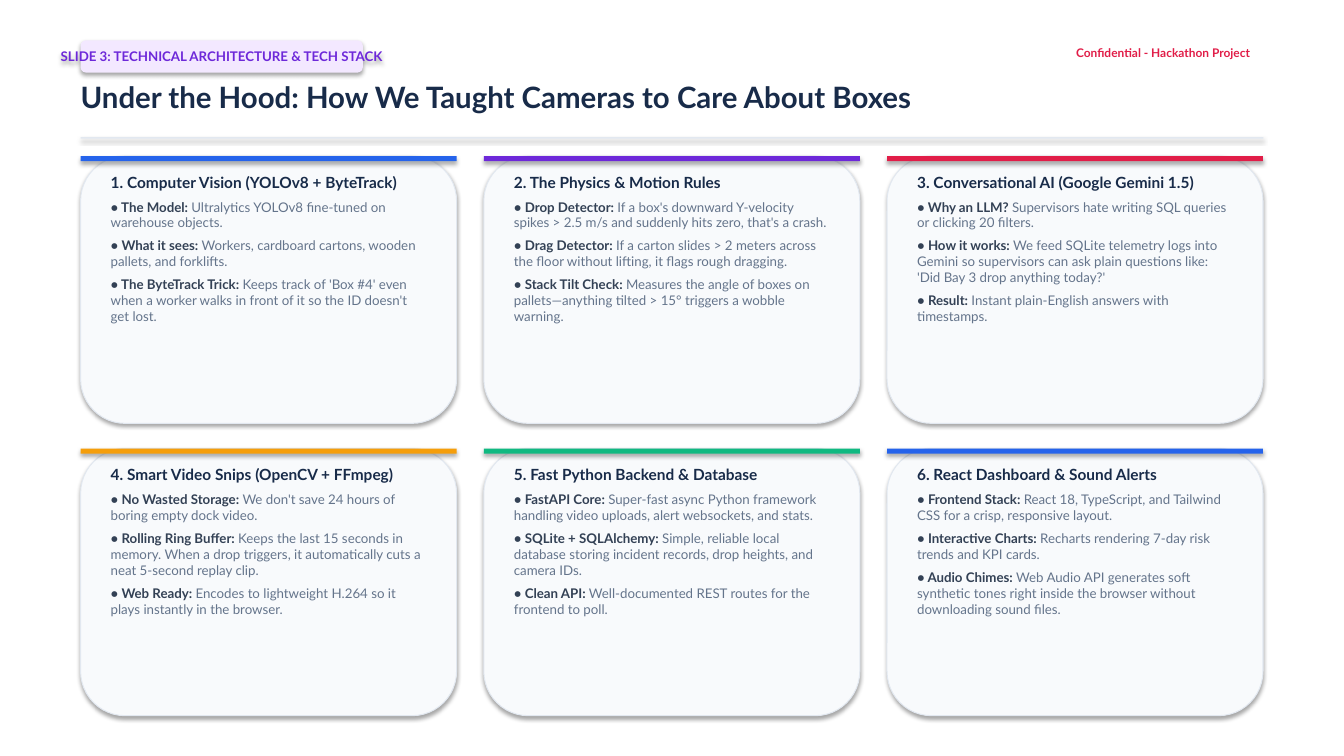
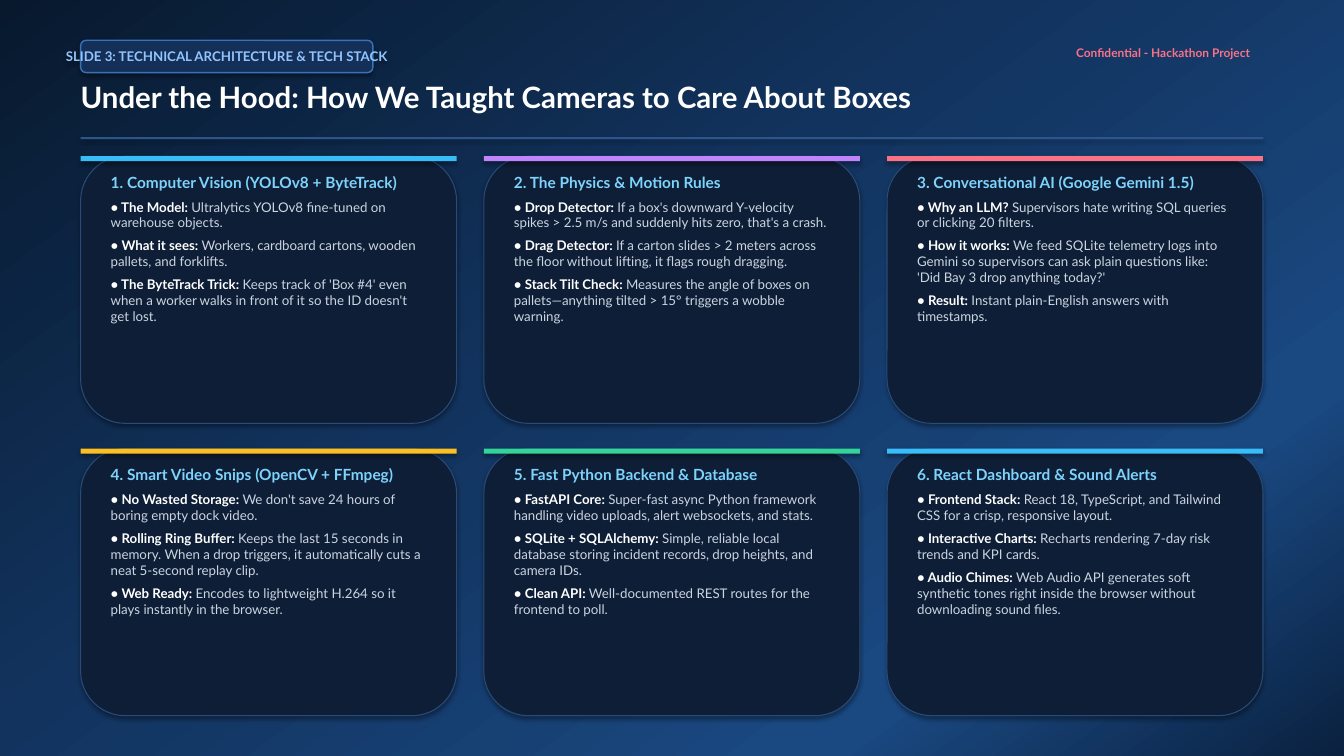
Before and after one commit to Aastha008/Smart-Warehouse-System, a slide deck: slide 3 of Smart_Warehouse_DockGuard_Presentation.pptx. Drawn at 1344x756 pixels with LibreOffice and Linux fonts; fonts in the diff are those of the drawing. Boxes give left, top, right and bottom in pixels: in the first picture for what was removed or moved away, otherwise in the second. Text is boxed around its words. In the diff, an @@ line names an element or a change of style, - is before the commit and + after.

Commit message:
Update all slides with pretty blue gradient theme (professional, human-made)

```diff
--- a/Smart_Warehouse_DockGuard_Presentation.pptx
+++ b/Smart_Warehouse_DockGuard_Presentation.pptx
@@ rectangle at <box>0,0,1344,756</box>: fill #FFFFFF to gradient #08192E to #12335E to #1A4982 to #0A2140 @@
@@ rounded rectangle "SLIDE 3: TECHNICAL ARCHITECTURE & ...": place and size @@
-rounded rectangle "SLIDE 3: TECHNICAL ARCHITECTURE & ..." at <box>81,40,363,73</box>
+rounded rectangle "SLIDE 3: TECHNICAL ARCHITECTURE & ..." at <box>81,40,373,73</box>
@@ rounded rectangle "SLIDE 3: TECHNICAL ARCHITECTURE & ..." at <box>81,40,373,73</box>: text colour #6D28D9 to #93C5FD; fill #F3E8FF to #143058; outline none to #3872BA 1 pt @@
@@ text "Confidential - Hackathon Project" at <box>1076,48,1250,59</box>: text colour #E11D48 to #FB7185 @@
@@ text "Under the Hood: How We ..." at <box>81,86,911,113</box>: text colour #182B49 to #FFFFFF @@
@@ rectangle at <box>81,137,1263,139</box>: fill #E2E8F0 to #2D558C @@
@@ fill #F8FAFC to #0E1E36; outline #E2E8F0 0.75 pt to #284B78 0.75 pt in 6 elements at <box>484,156,860,423</box>, <box>887,156,1263,423</box>, <box>81,449,457,716</box>, <box>484,449,860,716</box>, <box>887,449,1263,716</box>, <box>81,156,457,423</box> @@
@@ rectangle at <box>81,156,457,161</box>: fill #2563EB to #38BDF8 @@
@@ text "1. Computer Vision (YOLOv8 + ..." at <box>111,176,415,324</box>: text colour #182B49 to #7DD3FC in "1. Computer Vision (YOLOv8 + ByteTrack)"; text colour #334155 to #FFFFFF in "• The Model:", "• What it sees:", "• The ByteTrack Trick:"; text colour #64748B to #CBD5E1 in "Ultralytics YOLOv8 fine-tuned on warehouse objects.", "Workers, cardboard cartons, wooden pallets, and forklifts.", "Keeps track of 'Box #4' even when ..." @@
@@ rectangle at <box>484,156,860,161</box>: fill #6D28D9 to #C084FC @@
@@ text "2. The Physics & Motion ..." at <box>514,176,827,324</box>: text colour #182B49 to #7DD3FC in "2. The Physics & Motion Rules"; text colour #334155 to #FFFFFF in "• Drop Detector:", "• Drag Detector:", "• Stack Tilt Check:"; text colour #64748B to #CBD5E1 in "If a box's downward Y-velocity spikes > ...", "If a carton slides > 2 meters ...", "Measures the angle of boxes on pallets—anything ..." @@
@@ rectangle at <box>887,156,1263,161</box>: fill #E11D48 to #FB7185 @@
@@ text "3. Conversational AI (Google Gemini ..." at <box>917,176,1227,324</box>: text colour #182B49 to #7DD3FC in "3. Conversational AI (Google Gemini 1.5)"; text colour #334155 to #FFFFFF in "• Why an LLM?", "• How it works:", "• Result:"; text colour #64748B to #CBD5E1 in "Supervisors hate writing SQL queries or clicking ...", "We feed SQLite telemetry logs into Gemini ...", "Instant plain-English answers with timestamps." @@
@@ rectangle at <box>81,449,457,454</box>: fill #F59E0B to #FBBF24 @@
@@ rectangle at <box>484,449,860,454</box>: fill #10B981 to #34D399 @@
@@ rectangle at <box>887,449,1263,454</box>: fill #2563EB to #38BDF8 @@
@@ text "4. Smart Video Snips (OpenCV ..." at <box>111,468,421,617</box>: text colour #182B49 to #7DD3FC in "4. Smart Video Snips (OpenCV + FFmpeg)"; text colour #334155 to #FFFFFF in "• No Wasted Storage:", "• Rolling Ring Buffer:", "• Web Ready:"; text colour #64748B to #CBD5E1 in "We don't save 24 hours of boring ...", "Keeps the last 15 seconds in memory. ...", "Encodes to lightweight H.264 so it plays ..." @@
@@ text "5. Fast Python Backend & ..." at <box>514,468,816,617</box>: text colour #182B49 to #7DD3FC in "5. Fast Python Backend & Database"; text colour #334155 to #FFFFFF in "• FastAPI Core:", "• SQLite + SQLAlchemy:", "• Clean API:"; text colour #64748B to #CBD5E1 in "Super-fast async Python framework handling video uploads, ...", "Simple, reliable local database storing incident records, ...", "Well-documented REST routes for the frontend to ..." @@
@@ text "6. React Dashboard & Sound ..." at <box>917,468,1221,617</box>: text colour #182B49 to #7DD3FC in "6. React Dashboard & Sound Alerts"; text colour #334155 to #FFFFFF in "• Frontend Stack:", "• Interactive Charts:", "• Audio Chimes:"; text colour #64748B to #CBD5E1 in "React 18, TypeScript, and Tailwind CSS for ...", "Recharts rendering 7-day risk trends and KPI ...", "Web Audio API generates soft synthetic tones ..." @@
```
Also in this commit, not shown: 5 other slides changed, 2 other files.
